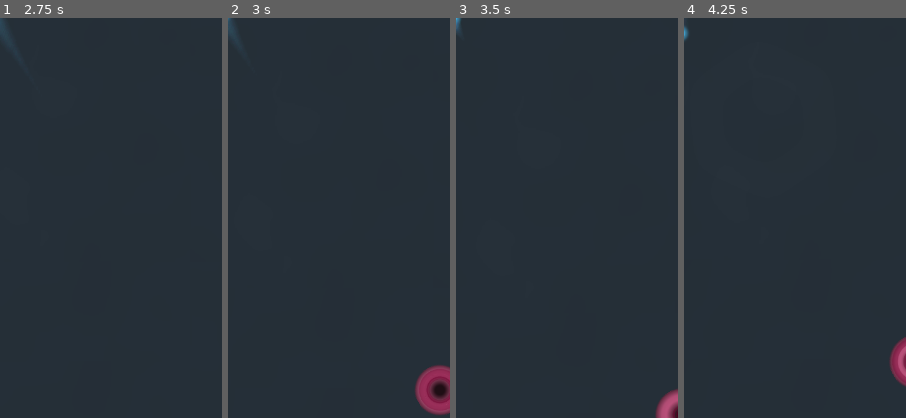
Above: before the commit, frames 1-4 (left to right).
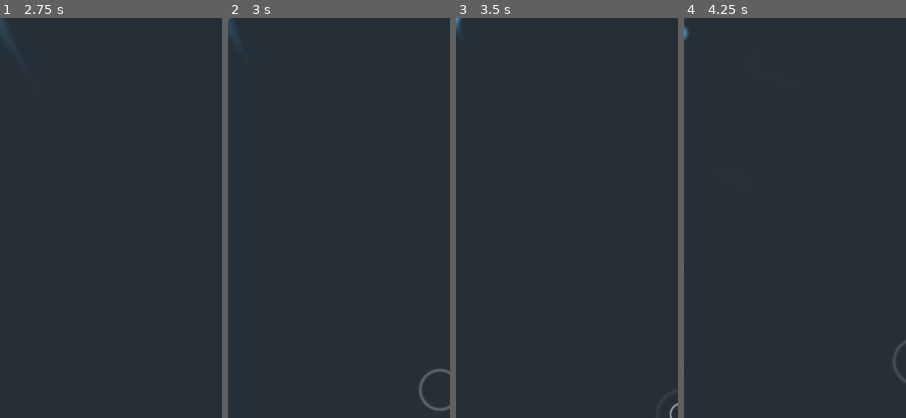
Above: after the commit, the same moments.

Repository: dolorismachina/Pivot
Game: Godot game, scene res://Scenes/Main/Main.tscn
Two runs of this game, one before a commit and one after it. Both use one fixed random seed, a clock stepped at 60 frames per second and the inputs below.
Inputs (mouse positions are % of the whole screen's width and height, from its top left):
- Up to frame 1 (2.75 s): tap Enter at 0.5 s; move the mouse to (72, 45) at 0.52 s; hold Right (ui_right) 0.53-1.25 s; hold Space (space) 0.53-1.25 s; click (72, 45) at 0.67 s; click "Reset" at 1.25 s; tap Space (space) at 2 s; drag from (29, 55) to (48, 48) at 2.02 s
- Up to frame 2 (3 s): tap Enter at 2.75 s; move the mouse to (59, 28) at 2.77 s; hold Right (ui_right) from 2.78 s (still down); hold Space (space) from 2.78 s (still down)
- Up to frame 3 (3.5 s): keep holding Right (ui_right); keep holding Space (space)
- Up to frame 4 (4.25 s): release Right (ui_right) at 3.5 s; release Space (space) at 3.5 s; drag from (44, 70) to (19, 35) at 3.52 s
The pictures show only the part of the screen within x 50-100%, y 50-100%; the shares and areas given below are measured in that part.

Frame 1 is identical in both runs. In frame 2, 1.6% of the frame differs, in the area x 84-100%, y 86-100%; in frame 3, 0.6%; in frame 4, 0.7%.

Commit message:
New portal look

Diff:
--- a/Scenes/End/End.tscn
+++ b/Scenes/End/End.tscn
@@ -1,88 +1,86 @@
-[gd_scene load_steps=6 format=2]
+[gd_scene load_steps=4 format=2]
 
-[ext_resource path="res://Scenes/End/Core.png" type="Texture" id=1]
-[ext_resource path="res://Scenes/End/Inner.png" type="Texture" id=2]
-[ext_resource path="res://Scenes/End/Outer.png" type="Texture" id=3]
+[ext_resource path="res://Scenes/End/End.png" type="Texture" id=1]
 
 [sub_resource type="CircleShape2D" id=1]
 radius = 50.0
 
 [sub_resource type="Animation" id=2]
 resource_name = "pulsate"
-length = 2.0
+length = 3.0
 loop = true
 step = 0.5
 tracks/0/type = "value"
-tracks/0/path = NodePath("Outer:scale")
+tracks/0/path = NodePath("End:scale")
 tracks/0/interp = 1
 tracks/0/loop_wrap = true
 tracks/0/imported = false
 tracks/0/enabled = true
 tracks/0/keys = {
-"times": PoolRealArray( 0.5, 2 ),
-"transitions": PoolRealArray( -2, -2 ),
+"times": PoolRealArray( 0, 2 ),
+"transitions": PoolRealArray( 0.5, 0 ),
 "update": 0,
-"values": [ Vector2( 1, 1 ), Vector2( 0, 0 ) ]
+"values": [ Vector2( 1e-005, 1e-005 ), Vector2( 1, 1 ) ]
 }
 tracks/1/type = "value"
-tracks/1/path = NodePath("Inner:scale")
+tracks/1/path = NodePath("End2:scale")
 tracks/1/interp = 1
 tracks/1/loop_wrap = true
 tracks/1/imported = false
 tracks/1/enabled = true
 tracks/1/keys = {
-"times": PoolRealArray( 0.5, 2 ),
-"transitions": PoolRealArray( -2, -2 ),
+"times": PoolRealArray( 1, 3 ),
+"transitions": PoolRealArray( 0.5, 0 ),
 "update": 0,
-"values": [ Vector2( 1, 1 ), Vector2( 0, 0 ) ]
+"values": [ Vector2( 1e-005, 1e-005 ), Vector2( 1, 1 ) ]
 }
 tracks/2/type = "value"
-tracks/2/path = NodePath("Core:modulate")
+tracks/2/path = NodePath("End3:scale")
 tracks/2/interp = 1
 tracks/2/loop_wrap = true
 tracks/2/imported = false
-tracks/2/enabled = false
+tracks/2/enabled = true
 tracks/2/keys = {
-"times": PoolRealArray( 0, 1 ),
-"transitions": PoolRealArray( 1, 1 ),
+"times": PoolRealArray( 1, 2 ),
+"transitions": PoolRealArray( 0, 0.5 ),
 "update": 0,
-"values": [ Color( 0.988235, 0.490196, 0.686275, 1 ), Color( 0.431373, 0.00784314, 0.176471, 1 ) ]
+"values": [ Vector2( 1, 1 ), Vector2( 1e-005, 1e-005 ) ]
 }
 tracks/3/type = "value"
-tracks/3/path = NodePath("Core:rotation_degrees")
+tracks/3/path = NodePath("End:modulate")
 tracks/3/interp = 1
 tracks/3/loop_wrap = true
 tracks/3/imported = false
-tracks/3/enabled = false
+tracks/3/enabled = true
 tracks/3/keys = {
 "times": PoolRealArray( 0, 2 ),
-"transitions": PoolRealArray( 1, 1 ),
+"transitions": PoolRealArray( 0.5, 0 ),
 "update": 0,
-"values": [ 0.0, 360.0 ]
+"values": [ Color( 1, 1, 1, 1 ), Color( 1, 1, 1, 0 ) ]
 }
 tracks/4/type = "value"
-tracks/4/path = NodePath("Core:scale")
+tracks/4/path = NodePath("End2:modulate")
 tracks/4/interp = 1
 tracks/4/loop_wrap = true
 tracks/4/imported = false
 tracks/4/enabled = true
 tracks/4/keys = {
-"times": PoolRealArray( 0, 1 ),
-"transitions": PoolRealArray( 1, -2 ),
+"times": PoolRealArray( 1, 3 ),
+"transitions": PoolRealArray( 0.5, 0 ),
 "update": 0,
-"values": [ Vector2( 2, 2 ), Vector2( 1.8, 1.8 ) ]
+"values": [ Color( 1, 1, 1, 1 ), Color( 1, 1, 1, 0 ) ]
 }
 tracks/5/type = "value"
-tracks/5/path = NodePath("Outer2:scale")
+tracks/5/path = NodePath("End3:modulate")
 tracks/5/interp = 1
 tracks/5/loop_wrap = true
 tracks/5/imported = false
 tracks/5/enabled = true
 tracks/5/keys = {
-"times": PoolRealArray( 0, 2 ),
-"transitions": PoolRealArray( 0.5, 1 ),
+"times": PoolRealArray( 1, 2 ),
+"transitions": PoolRealArray( 0, 0.5 ),
 "update": 0,
-"values": [ Vector2( 1.1, 1.1 ), Vector2( 0.3, 0.3 ) ]
+"values": [ Color( 1, 1, 1, 0 ), Color( 1, 1, 1, 1 ) ]
 }
 
 [node name="End" type="Area2D"]
@@ -91,25 +89,19 @@
 visible = false
 shape = SubResource( 1 )
 
-[node name="Core" type="Sprite" parent="."]
-modulate = Color( 0.849075, 0.369656, 0.558875, 1 )
-scale = Vector2( 1.83513, 1.83513 )
+[node name="End" type="Sprite" parent="."]
+modulate = Color( 1, 1, 1, 0 )
 texture = ExtResource( 1 )
 
-[node name="Inner" type="Sprite" parent="."]
-modulate = Color( 0.443137, 0, 0.176471, 0.419608 )
-scale = Vector2( 0.906491, 0.906491 )
-texture = ExtResource( 2 )
+[node name="End2" type="Sprite" parent="."]
+modulate = Color( 1, 1, 1, 0.0429512 )
+scale = Vector2( 0.957049, 0.957049 )
+texture = ExtResource( 1 )
 
-[node name="Outer" type="Sprite" parent="."]
-modulate = Color( 0.443137, 0, 0.176471, 0.419608 )
-scale = Vector2( 0.906491, 0.906491 )
-texture = ExtResource( 3 )
-
-[node name="Outer2" type="Sprite" parent="."]
-modulate = Color( 0.443137, 0, 0.176471, 0.419608 )
-scale = Vector2( 0.576435, 0.576435 )
-texture = ExtResource( 3 )
+[node name="End3" type="Sprite" parent="."]
+modulate = Color( 1, 1, 1, 0.500198 )
+scale = Vector2( 0.499807, 0.499807 )
+texture = ExtResource( 1 )
 
 [node name="AnimationPlayer" type="AnimationPlayer" parent="."]
 autoplay = "pulsate"
Binary file changed: Scenes/End/End.png
Not shown, changed: Assets/SVG/All.gvdesign
